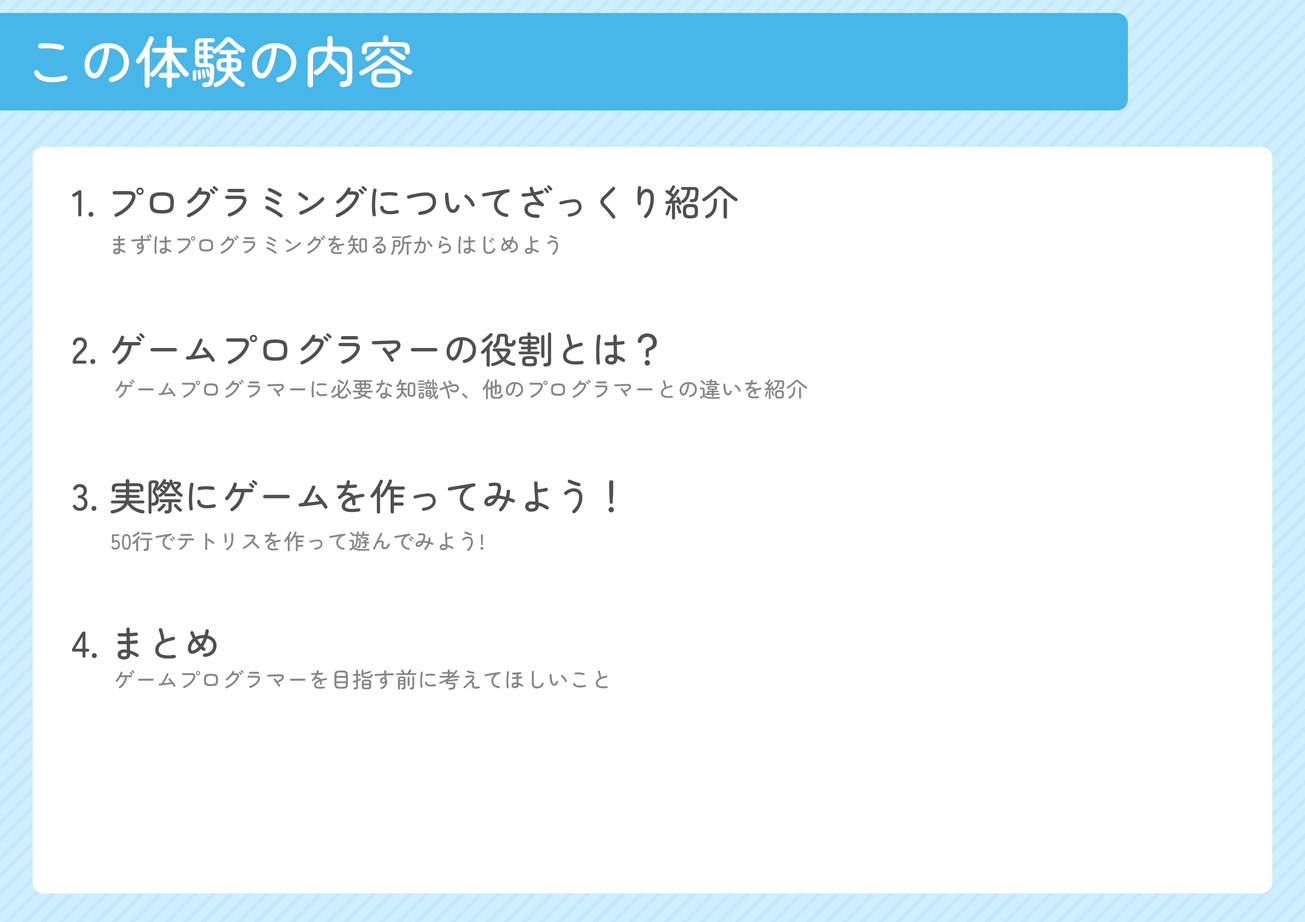
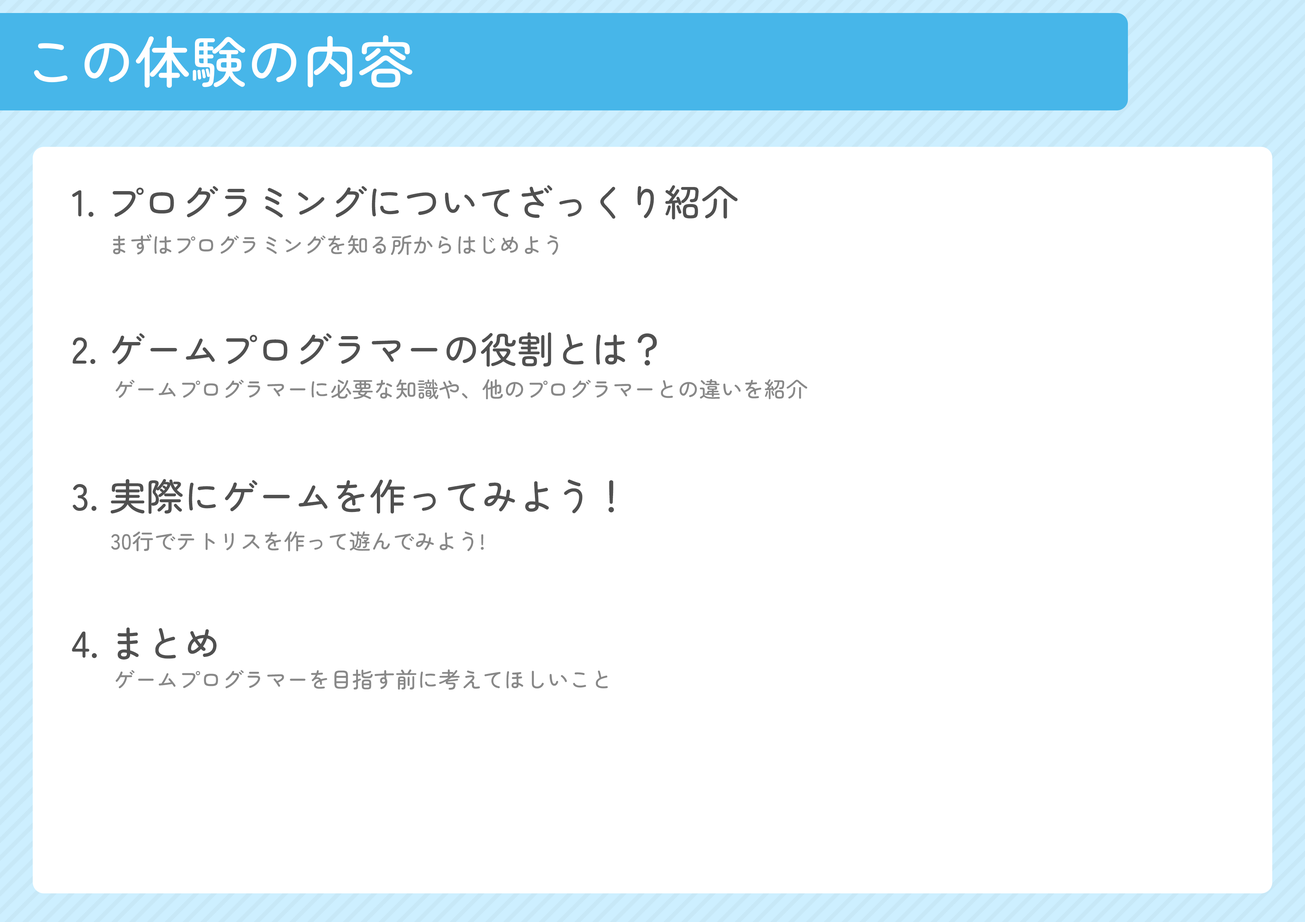
Layer changes from the first 1305px x 922px image to the second:
renamed "50行でテトリスを作って遊んでみよう!" to "30行でテトリスを作って遊んでみよう!", painted on it over <box>111,531,484,552</box>
